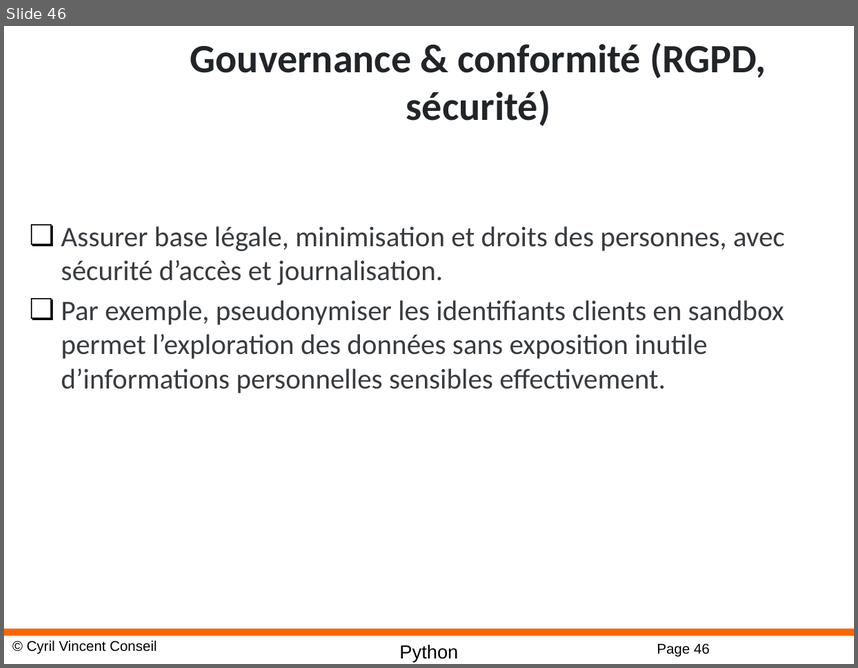
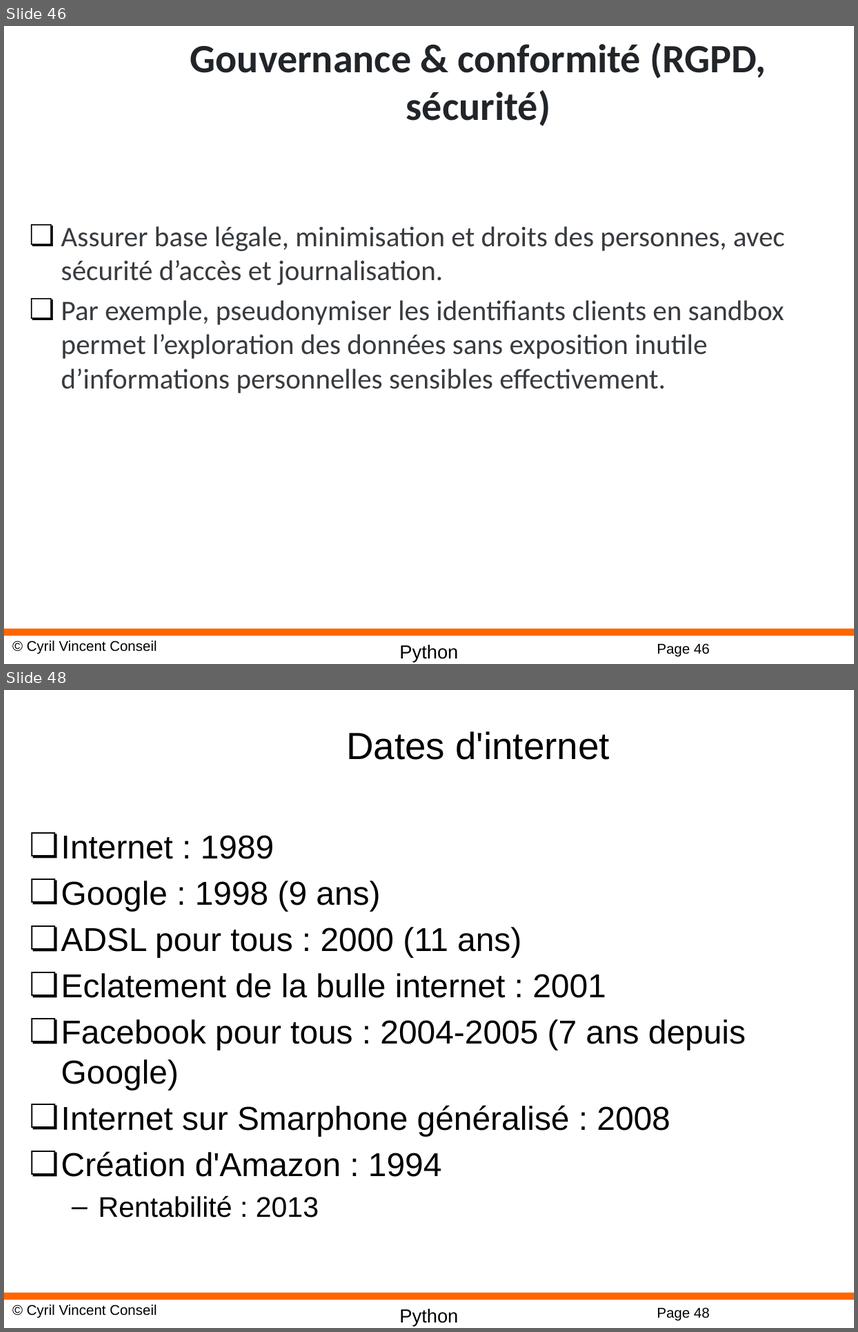
Before and after one commit to cyrilvincent/AI, a slide deck: AI02-DataScience.pptx. Shown one above the other, each under a label of ours: slide 46 before the commit, slides 46 and 48 after it; the slides between them are not shown. The pictures are 858x668 and 858x1332 pixels, drawn with LibreOffice and Linux fonts; fonts in the diff are those of the drawing; background and template pictures are left out. Boxes give left, top, right and bottom in pixels: in the first picture for what was removed or moved away, otherwise in the second. Text is boxed around its words. In the diff, an @@ line names an element or a change of style, - is before the commit and + after.

```diff
--- a/AI02-DataScience.pptx
+++ b/AI02-DataScience.pptx
@@ slide 48 added at (x1=4, y1=690, x2=854, y2=1328), background #FFFFFF; not listed: 4 template elements that a slide beside it also shows @@
@@ title added at (x1=346, y1=731, x2=609, y2=760), 32 pt, text #000000 @@
+Dates d'internet
@@ text added at (x1=61, y1=835, x2=746, y2=1217), 28 pt, text #000000 @@
+❏ Internet : 1989
+❏ Google : 1998 (9 ans)
+❏ ADSL pour tous : 2000 (11 ans)
+❏ Eclatement de la bulle internet : 2001
+❏ Facebook pour tous : 2004-2005 (7 ans depuis Google)
+❏ Internet sur Smarphone généralisé : 2008
+❏ Création d'Amazon : 1994
+  – Rentabilité : 2013
```
Also in this commit, not shown: 7 other slides added, 11 other files.
